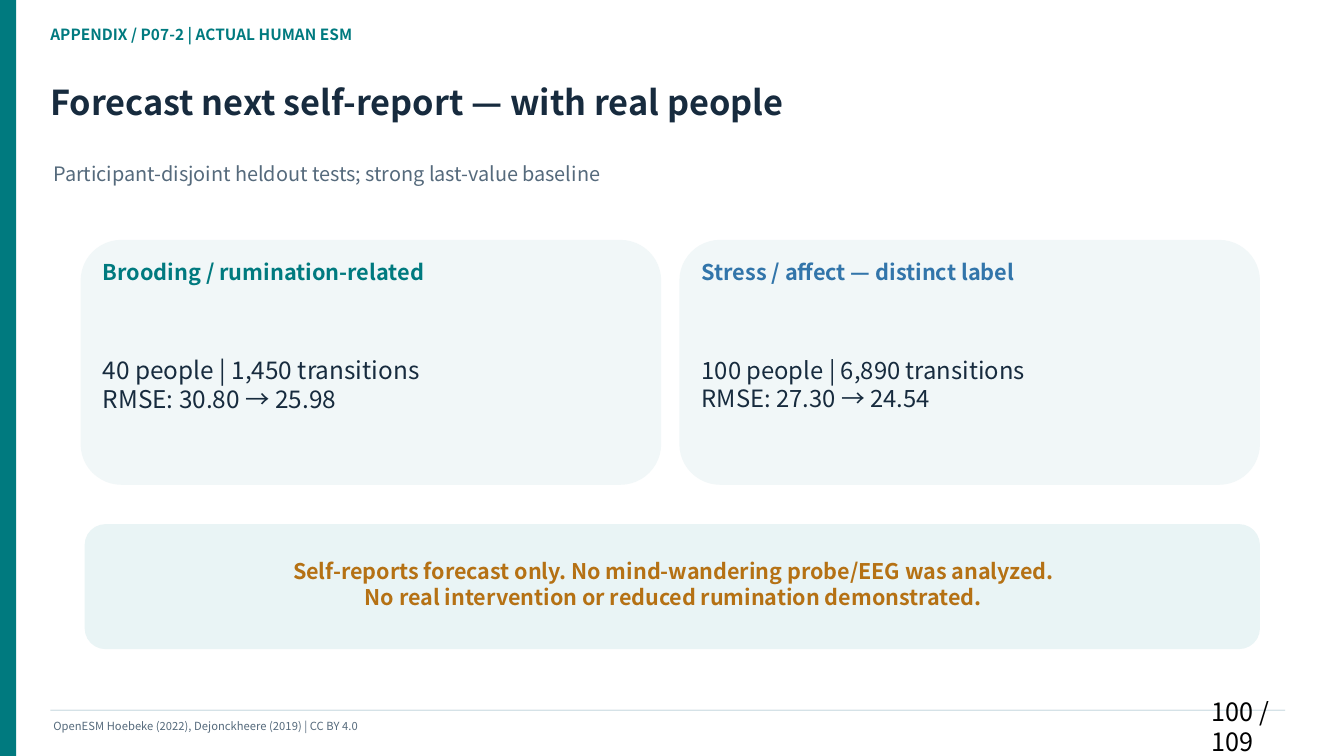
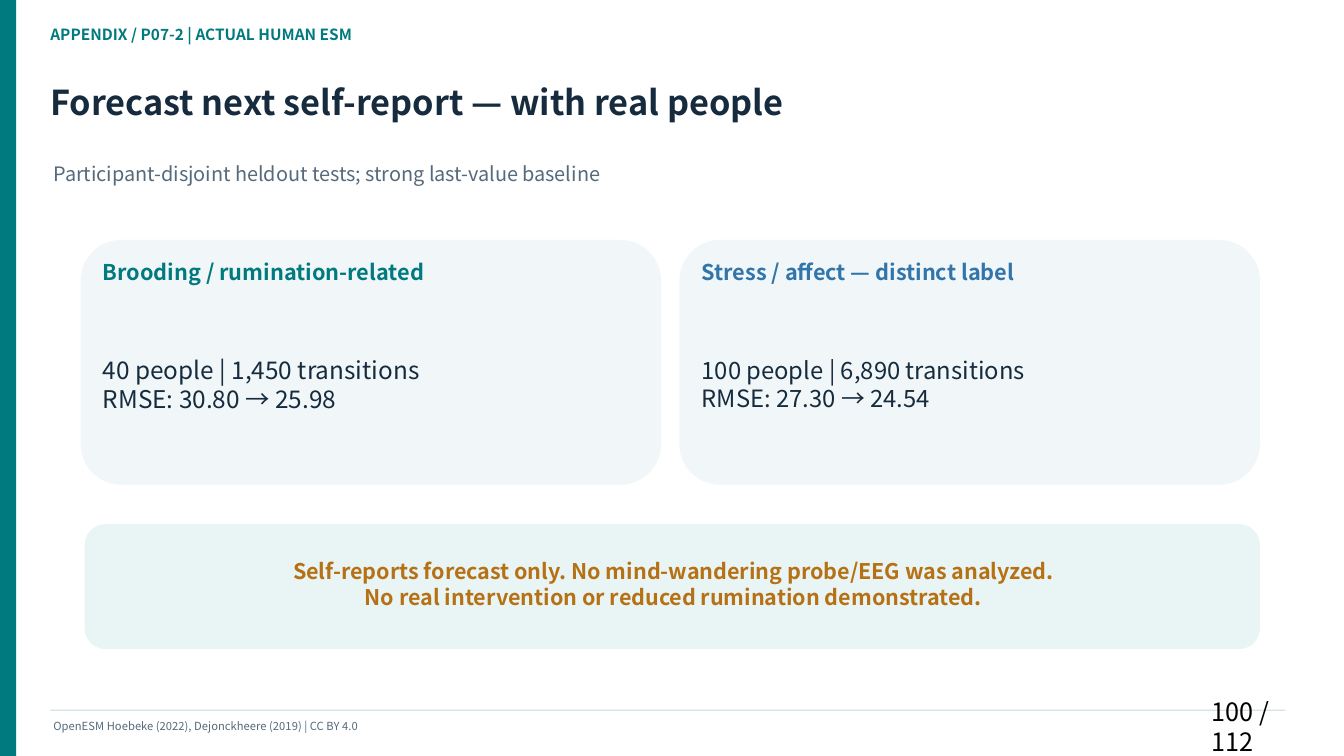
Before and after one commit to Daisuke134/anicca, a slide deck: slide 100 of docs/research/manager/masterclass/2026-11-04-p04-causal/journal_club/AI_BEHAVIOR_JOURNAL_CLUB_JA.pptx. Drawn at 1344x756 pixels with LibreOffice and Linux fonts; fonts in the diff are those of the drawing. Boxes give left, top, right and bottom in pixels: in the first picture for what was removed or moved away, otherwise in the second. Text is boxed around its words. In the diff, an @@ line names an element or a change of style, - is before the commit and + after.

```diff
--- a/docs/research/manager/masterclass/2026-11-04-p04-causal/journal_club/AI_BEHAVIOR_JOURNAL_CLUB_JA.pptx
+++ b/docs/research/manager/masterclass/2026-11-04-p04-causal/journal_club/AI_BEHAVIOR_JOURNAL_CLUB_JA.pptx
@@ text at box(1212, 702, 1254, 751): text changed @@
-100 / 109
+100 / 112
```
Also in this commit, not shown: 107 other slides changed, 3 slides added, 12 other files.
